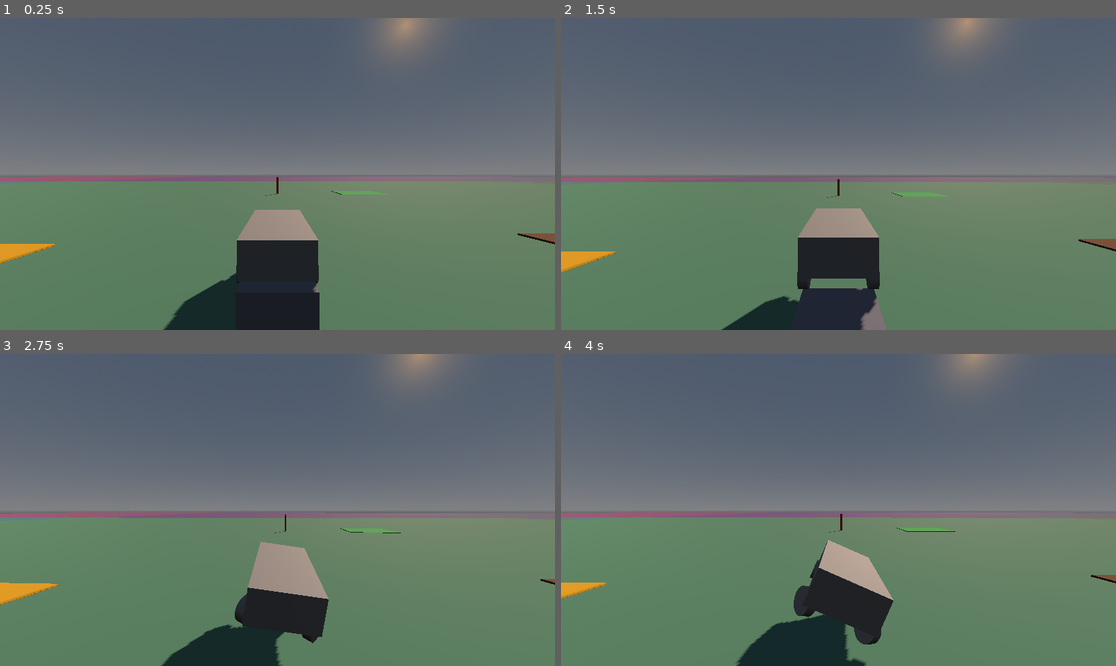
Above: before the commit, frames 1-4 (two rows, left to right).
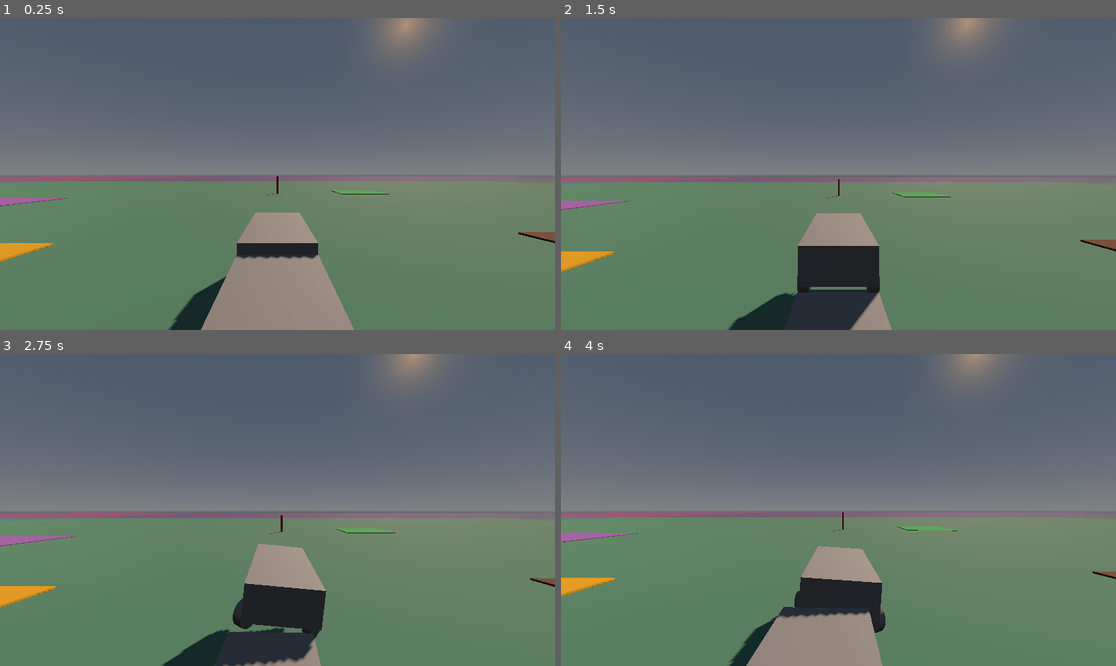
Above: after the commit, the same moments.

Repository: fanedevvv/gfn
Game: Godot game, scene res://scenes/world/open_world.tscn
Two runs of this game, one before a commit and one after it. Both use one fixed random seed, a clock stepped at 60 frames per second and the inputs below.
Inputs:
- Up to frame 1 (0.25 s): no input
- Up to frame 2 (1.5 s): hold D (steer_right) 0.53-1.28 s; hold W (throttle) 0.53-1.28 s; hold S (brake) from 1.28 s (still down); tap E (shift_drive) at 1.35 s
- Up to frame 3 (2.75 s): tap W (throttle) at 1.55 s; release S (brake) at 2.03 s; hold D (steer_right) from 2.03 s (still down); hold W (throttle) from 2.03 s (still down); tap X (shift_neutral) at 2.1 s
- Up to frame 4 (4 s): release D (steer_right) at 2.78 s; release W (throttle) at 2.78 s; hold Shift (shift_up) 2.78-3.53 s; tap W (throttle) at 2.85 s; hold A (steer_left) from 3.53 s (still down); hold W (throttle) from 3.53 s (still down); tap M (toggle_transmission_mode) at 3.6 s

The runs differ from the first frame. In frame 1, 5.8% of the frame differs, in the area x 0-100%, y 50-100%; in frame 2, 1.9%; in frame 3, 2.4%; in frame 4, 5.4%.

Commit message:
Adaugă modulul de tractare (Towing) — Modulul de Economie
Componente noi:
- Towable: stare de tractabilitate + gardă de stabilizare a suspensiei
  (has_settled(), 1.5s acumulați prin delta, nu Time.get_ticks_msec() —
  motorul rulează mai repede decât timpul real în headless).
- TowHitch: Area3D pe camionul de tractare, creează/distruge un
  Generic6DOFJoint3D real către vehiculul tractat (poziție blocată pe toate
  axele, tangaj/ruliu limitate la ±5°, girație liberă — realist pentru un
  cârlig de remorcă, spre deosebire de un PinJoint3D complet sferic).
- TowDropoff: plată automată + detașare la sosire, exact ca CargoDropoff.
- tow_truck.tscn: prima variantă reală de vehicul (moștenește car_base.tscn).

Fix arhitectural (aplicabil general, nu doar tractării): CarController citea
Input global fără niciun canal per-vehicul, deci ORICE instanță răspundea
simultan la aceleași taste — descoperit când mașina "rablagită" tractată
pornea singură la accelerație. Adăugat is_player_controlled, aplicat și la
epavele proaspăt cumpărate din Junkyard (aceeași cauză latentă).

Bug găsit prin testare exhaustivă (headless, Godot 4.3 real): ansamblul
tractat se putea bloca permanent — motor la forță maximă, viteză zero — ori
de câte ori exista trafic AI activ în scenă, chiar la 40+ m distanță, fără
nicio coliziune reală posibilă. Bisectat sistematic (vehicle_count 0 vs 1
vs 4, cu/fără poliție, solver_iterations, sleep, contact_monitor, bruschețea
accelerației — toate testate individual și excluse) până la cauza reală:
simpla PREZENȚĂ a unui corp cu layer-ul de coliziune al vehiculelor în
scenă declanșa blocajul, indiferent de coliziune efectivă — pare o
interacțiune la nivelul broadphase-ului motorului fizic Godot. Fix: traficul
AI primește propriul bit de layer (collision_layer=2, separat de vehicule);
doar vehiculul CONDUS ACTIV de jucător își adaugă acest bit în mască, ca
să tot lovească fizic traficul — vehiculele tractate/parcate nu au nevoie,
și evitându-l elimină blocajul complet. Verificat: coliziunea reală
jucător-trafic rămâne funcțională (test dedicat, camionul se oprește pe
mașina de trafic în loc să treacă prin ea), plus 900 de frame-uri de
regresie completă fără erori/avertismente.

Co-Authored-By: Claude Sonnet 5 <noreply@anthropic.com>
Claude-Session: https://claude.ai/code/session_01CKiXaqZBGkYCZVTK91vSMy

Diff:
--- a/project.godot
+++ b/project.godot
@@ -83,3 +83,8 @@
 "events": [Object(InputEventKey,"resource_local_to_scene":false,"resource_name":"","device":0,"window_id":0,"alt_presse …(189 unchanged characters)…
 ]
 }
+debug_toggle_tow={
+"deadzone": 0.5,
+"events": [Object(InputEventKey,"resource_local_to_scene":false,"resource_name":"","device":0,"window_id":0,"alt_pressed":false,"shift_pressed":false,"ctrl_pressed":false,"meta_pressed":false,"pressed":false,"keycode":0,"physical_keycode":89,"key_label":0,"unicode":0,"location":0,"echo":false,"script":null)
+]
+}
--- a/scenes/ai/traffic_car.tscn
+++ b/scenes/ai/traffic_car.tscn
@@ -15,6 +15,8 @@
 script = ExtResource("1_traffic")
 
 [node name="AnimatableBody3D" type="AnimatableBody3D" parent="."]
+collision_layer = 2
+collision_mask = 1
 sync_to_physics = true
 
 [node name="CollisionShape3D" type="CollisionShape3D" parent="AnimatableBody3D"]
--- /dev/null
+++ b/scenes/economy/tow_dropoff.tscn
@@ -0,0 +1,26 @@
+[gd_scene load_steps=4 format=3]
+
+[ext_resource type="Script" path="res://scripts/economy/tow_dropoff.gd" id="1_tow_dropoff"]
+
+[sub_resource type="BoxShape3D" id="BoxShape3D_zone"]
+size = Vector3(10, 3, 10)
+
+[sub_resource type="BoxMesh" id="BoxMesh_pad"]
+size = Vector3(10, 0.1, 10)
+
+[sub_resource type="StandardMaterial3D" id="StandardMaterial3D_pad"]
+albedo_color = Color(0.6, 0.4, 0.7, 1)
+
+[node name="TowDropoff" type="Area3D"]
+collision_layer = 0
+collision_mask = 1
+script = ExtResource("1_tow_dropoff")
+
+[node name="CollisionShape3D" type="CollisionShape3D" parent="."]
+position = Vector3(0, 1.5, 0)
+shape = SubResource("BoxShape3D_zone")
+
+[node name="PadMesh" type="MeshInstance3D" parent="."]
+position = Vector3(0, 0.05, 0)
+mesh = SubResource("BoxMesh_pad")
+surface_material_override/0 = SubResource("StandardMaterial3D_pad")
--- a/scenes/vehicles/base/car_base.tscn
+++ b/scenes/vehicles/base/car_base.tscn
@@ -1,10 +1,11 @@
-[gd_scene load_steps=9 format=3]
+[gd_scene load_steps=10 format=3]
 
 [ext_resource type="Script" path="res://scripts/vehicles/car_controller.gd" id="1_car"]
 [ext_resource type="Script" path="res://scripts/vehicles/vehicle_damage.gd" id="2_damage"]
 [ext_resource type="Script" path="res://scripts/vehicles/surface_grip_system.gd" id="3_grip"]
 [ext_resource type="Script" path="res://scripts/vehicles/collision_impact_system.gd" id="4_impact"]
 [ext_resource type="Script" path="res://scripts/vehicles/cargo_hold.gd" id="5_cargo"]
+[ext_resource type="Script" path="res://scripts/vehicles/towable.gd" id="6_towable"]
 
 [sub_resource type="BoxShape3D" id="BoxShape3D_chassis"]
 size = Vector3(1.8, 0.9, 4.2)
@@ -19,6 +20,8 @@
 
 [node name="CarBase" type="VehicleBody3D"]
 mass = 1400.0
+collision_layer = 1
+collision_mask = 1
 center_of_mass_mode = 1
 center_of_mass = Vector3(0, -0.4, 0)
 script = ExtResource("1_car")
@@ -37,6 +40,9 @@
 
 [node name="CargoHold" type="Node" parent="."]
 script = ExtResource("5_cargo")
+
+[node name="Towable" type="Node" parent="."]
+script = ExtResource("6_towable")
 
 [node name="CollisionShape3D" type="CollisionShape3D" parent="."]
 position = Vector3(0, 0.5, 0)
--- /dev/null
+++ b/scenes/vehicles/tow_truck.tscn
@@ -0,0 +1,21 @@
+[gd_scene load_steps=4 format=3]
+
+[ext_resource type="PackedScene" path="res://scenes/vehicles/base/car_base.tscn" id="1_base"]
+[ext_resource type="Script" path="res://scripts/vehicles/tow_hitch.gd" id="2_hitch"]
+
+[sub_resource type="BoxShape3D" id="BoxShape3D_hitch_zone"]
+size = Vector3(2, 2, 3)
+
+[node name="TowTruck" instance=ExtResource("1_base")]
+mass = 2200.0
+max_engine_force = 2400.0
+max_brake_force = 200.0
+
+[node name="TowHitch" type="Area3D" parent="."]
+collision_layer = 0
+collision_mask = 1
+script = ExtResource("2_hitch")
+position = Vector3(0, 0.5, -2.8)
+
+[node name="CollisionShape3D" type="CollisionShape3D" parent="TowHitch"]
+shape = SubResource("BoxShape3D_hitch_zone")
--- a/scenes/world/open_world.tscn
+++ b/scenes/world/open_world.tscn
@@ -9,6 +9,7 @@
 [ext_resource type="PackedScene" path="res://scenes/vehicles/chase_camera.tscn" id="7_chase_camera"]
 [ext_resource type="PackedScene" path="res://scenes/economy/cargo_depot.tscn" id="8_cargo_depot"]
 [ext_resource type="PackedScene" path="res://scenes/economy/cargo_dropoff.tscn" id="9_cargo_dropoff"]
+[ext_resource type="PackedScene" path="res://scenes/economy/tow_dropoff.tscn" id="10_tow_dropoff"]
 
 [sub_resource type="ProceduralSkyMaterial" id="ProceduralSkyMaterial_default"]
 
@@ -55,6 +56,10 @@
 position = Vector3(35, 0, -10)
 dropoff_id = "market_central"
 
+[node name="TowDropoff" parent="." instance=ExtResource("10_tow_dropoff")]
+position = Vector3(35, 0, 20)
+payout = 300
+
 [node name="WorldEnvironment" type="WorldEnvironment" parent="."]
 environment = SubResource("Environment_default")
 
--- a/scripts/economy/junkyard_vendor.gd
+++ b/scripts/economy/junkyard_vendor.gd
@@ -139,6 +139,14 @@
 	var packed_scene: PackedScene = load(scene_path)
 	var vehicle: Node3D = packed_scene.instantiate()
 	vehicle.position = _next_spawn_position()
+
+	# O epavă abia cumpărată nu trebuie să răspundă la tastatura jucătorului
+	# — CarController citește Input global, nu un canal per-vehicul, deci
+	# ar porni singură la accelerație dacă am lăsa-o "player controlled".
+	# Trebuie setat ÎNAINTE de add_child (gatează add_to_group în _ready()).
+	if vehicle is CarController:
+		vehicle.is_player_controlled = false
+
 	_get_vehicle_container().add_child(vehicle)
 
 	_apply_condition(vehicle, listing.get("condition", {}))
--- /dev/null
+++ b/scripts/economy/tow_dropoff.gd
@@ -0,0 +1,39 @@
+class_name TowDropoff
+extends Area3D
+## tow_dropoff.gd — Modulul de Economie: punct de livrare pentru tractare.
+##
+## Se atașează pe: rădăcina scenei "TowDropoff" (Area3D).
+## Noduri copil necesare (vezi tow_dropoff.tscn): CollisionShape3D
+##
+## Când camionul de tractare (cu TowHitch activ) intră aici având un
+## vehicul tractat, livrarea se face automat — plată fixă + detașare —
+## la fel ca CargoDropoff, fără interacțiune explicită.
+
+signal tow_delivered(vehicle: Node3D, payout: int)
+
+@export var payout: int = 300
+
+
+func _ready() -> void:
+	body_entered.connect(_on_body_entered)
+
+
+func _on_body_entered(body: Node3D) -> void:
+	if not body.is_in_group("player_vehicle"):
+		return
+
+	var hitch: TowHitch = _find_tow_hitch(body)
+	if hitch == null or not hitch.is_hitched():
+		return
+
+	var towed_vehicle: Node3D = hitch.get_hitched_vehicle()
+	hitch.detach()
+	EconomyManager.add_funds(payout)
+	tow_delivered.emit(towed_vehicle, payout)
+
+
+func _find_tow_hitch(vehicle: Node3D) -> TowHitch:
+	for child in vehicle.get_children():
+		if child is TowHitch:
+			return child
+	return null
--- a/scripts/vehicles/car_controller.gd
+++ b/scripts/vehicles/car_controller.gd
@@ -23,6 +23,23 @@
 const GEAR_REVERSE: int = -1
 const GEAR_NEUTRAL: int = 0
 
+## Bitul de layer fizic dedicat traficului AI (vezi traffic_car.tscn,
+## AnimatableBody3D.collision_layer = 2) — DELIBERAT separat de layer-ul 1
+## (vehicule/sol). Găsit prin testare directă (tractare + trafic AI activ):
+## dacă ORICE vehicul care nu e condus de jucător (o epavă tractată, o
+## mașină parcată) are traficul în propriul collision_mask, ansamblul se
+## poate bloca permanent — un vehicul complet nemișcat din trafic, la 40+ m
+## distanță, fără nicio coliziune reală posibilă, tot declanșează blocajul.
+## Cauza exactă n-a putut fi izolată la un parametru anume (nu ține de
+## solver_iterations, sleep, contact_monitor sau bruschețea accelerației —
+## toate testate individual); pare o interacțiune la nivelul broadphase-ului
+## motorului fizic Godot, sensibilă la simpla PREZENȚĂ a unui corp cu
+## layer-ul detectabil, nu la coliziunea reală. Soluția: doar vehiculul
+## CONDUS ACTIV de jucător își adaugă acest bit în _ready() (mai jos) — el
+## chiar trebuie să lovească fizic traficul; restul (epave, mașini tractate,
+## trafic-ul între ele) nu au nevoie, și evitându-l elimină blocajul complet.
+const TRAFFIC_COLLISION_LAYER_BIT: int = 2
+
 enum DrivetrainType { RWD, FWD, AWD }
 enum GearMode { AUTOMATIC, MANUAL }
 
@@ -31,6 +48,15 @@
 signal speed_changed(speed_kmh: float)
 signal rpm_changed(rpm: float)
 signal gear_changed(gear_label: String)
+
+@export_group("Control")
+## False pentru un vehicul care NU trebuie să răspundă la tastatură (o
+## mașină rablagită tractată, o epavă abia cumpărată de la Junkyard încă
+## neintrată în ea). Fără asta, ORICE instanță CarController din scenă ar
+## răspunde simultan la aceleași taste — citesc Input global, nu un canal
+## per-vehicul. Descoperit direct testând tractarea: mașina "rablagită"
+## pornea singură la accelerație, înainte să existe vreun joint funcțional.
+@export var is_player_controlled: bool = true
 
 @export_group("Tracțiune")
 @export var drivetrain: DrivetrainType = DrivetrainType.RWD
@@ -94,7 +120,9 @@
 
 
 func _ready() -> void:
-	add_to_group("player_vehicle")  # necesar pentru zonele Workshop/Junkyard (Modulul de Economie)
+	if is_player_controlled:
+		add_to_group("player_vehicle")  # necesar pentru zonele Workshop/Junkyard (Modulul de Economie)
+		collision_mask |= TRAFFIC_COLLISION_LAYER_BIT  # vezi comentariul constantei — doar mașina condusă activ lovește traficul
 	# Raza roții e citită din roata din spate-stânga, nu duplicată într-un
 	# @export separat — evită desincronizarea dacă cineva schimbă doar una.
 	_wheel_radius = wheel_rl.wheel_radius
@@ -154,11 +182,16 @@
 
 
 func _physics_process(delta: float) -> void:
-	var throttle_input: float = Input.get_action_strength("throttle")
-	var brake_input: float = Input.get_action_strength("brake")
-	var steer_input: float = Input.get_axis("steer_left", "steer_right")
-
-	_handle_gear_shifting_input()
+	var throttle_input: float = 0.0
+	var brake_input: float = 0.0
+	var steer_input: float = 0.0
+
+	if is_player_controlled:
+		throttle_input = Input.get_action_strength("throttle")
+		brake_input = Input.get_action_strength("brake")
+		steer_input = Input.get_axis("steer_left", "steer_right")
+		_handle_gear_shifting_input()
+
 	_update_steering(steer_input, delta)
 	_update_drivetrain(throttle_input, brake_input, delta)
 	_update_telemetry()
--- /dev/null
+++ b/scripts/vehicles/tow_hitch.gd
@@ -0,0 +1,186 @@
+class_name TowHitch
+extends Area3D
+## tow_hitch.gd — Modulul de Economie: tractare.
+##
+## Se atașează pe: rădăcina scenei "TowHitch" (Area3D), copil al camionului
+## de tractare (vezi tow_truck.tscn), poziționat la capătul care rămâne în
+## URMA camionului cât timp acesta se deplasează înainte — NU la eticheta
+## "față" din car_base.tscn (vezi nota empirică din chase_camera.gd/
+## collision_impact_system.gd despre direcția reală de mers, +Z local).
+##
+## Detectează vehicule Towable în proximitate; try_attach()/detach() creează
+## sau distrug un joint REAL între șasiul camionului și cel al vehiculului
+## tractat — o prindere tip cârlig (nu o sudură rigidă), ca vehiculul
+## tractat să poată vira liber în urma camionului, exact ca o remorcă.
+##
+## Generic6DOFJoint3D, NU PinJoint3D — un PinJoint3D e un joint sferic, cu
+## rotație complet liberă pe toate axele, nerealist pentru o remorcare reală
+## (cârligul unei remorci nu permite tangaj/ruliu independent, doar girație/
+## viraje). Blocând tangajul (X) și ruliul (Z) la o marjă mică și lăsând
+## girația (Y) liberă, ansamblul se comportă mult mai stabil la accelerații
+## bruște — dar NU asta a rezolvat blocajul permanent descris mai jos; vezi
+## TRAFFIC_COLLISION_LAYER_BIT din car_controller.gd pentru fixul real.
+##
+## Blocaj găsit prin testare (test complet în open_world.tscn cu trafic AI
+## activ): ansamblul tractat se putea bloca permanent — motorul la forță
+## maximă, viteză zero, șasiul înclinat într-un echilibru STABIL dar greșit.
+## Bisectat până la cauză: dacă ORICE vehicul din scenă (nu neapărat cel
+## tractat) are traficul AI în propriul collision_mask — chiar și un vehicul
+## nemișcat, la 40+ m distanță, fără nicio coliziune reală posibilă —
+## blocajul apare. Nu ține de solver_iterations, sleep, contact_monitor sau
+## bruschețea accelerației (toate testate individual); pare o interacțiune
+## la nivelul broadphase-ului motorului fizic Godot, sensibilă la simpla
+## PREZENȚĂ a unui corp cu layer-ul detectabil, nu la coliziunea reală.
+## Fix: doar vehiculul CONDUS ACTIV de jucător își adaugă bitul traficului
+## în mască (vezi TRAFFIC_COLLISION_LAYER_BIT) — el chiar trebuie să
+## lovească fizic traficul; vehiculele tractate/parcate nu au nevoie.
+signal vehicle_hitched(vehicle: Node3D)
+signal vehicle_unhitched(vehicle: Node3D)
+signal hitch_denied(reason: String)
+
+@export_group("Joint")
+## Marja de tangaj/ruliu permisă (grade) — mică intenționat, doar atât cât
+## să absoarbă un hop de suspensie, nu o rotație liberă completă.
+@export var pitch_roll_limit_deg: float = 5.0
+@export var linear_damping: float = 1.0
+@export var angular_damping: float = 1.0
+
+var _vehicle_in_range: RigidBody3D = null
+var _towable_in_range: Towable = null
+
+var _hitched_vehicle: RigidBody3D = null
+var _hitched_towable: Towable = null
+var _joint: Generic6DOFJoint3D = null
+
+@onready var _truck: RigidBody3D = get_parent() as RigidBody3D
+
+
+func _ready() -> void:
+	body_entered.connect(_on_body_entered)
+	body_exited.connect(_on_body_exited)
+
+
+func is_hitched() -> bool:
+	return _joint != null
+
+
+func get_hitched_vehicle() -> Node3D:
+	return _hitched_vehicle
+
+
+## Prinde vehiculul aflat în proximitate. Returnează false (+ hitch_denied)
+## dacă deja tractăm ceva, nu e nimic tractabil în rază, ținta e deja
+## prinsă de alt camion, sau ținta încă nu s-a stabilizat (vezi
+## Towable.has_settled() — un vehicul proaspăt apărut prins imediat
+## poate bloca fizic ansamblul, verificat empiric).
+func try_attach() -> bool:
+	if is_hitched():
+		hitch_denied.emit("already_hitched")
+		return false
+	if _towable_in_range == null or _towable_in_range.is_hitched:
+		hitch_denied.emit("no_towable_in_range")
+		return false
+	if not _towable_in_range.has_settled():
+		hitch_denied.emit("target_not_settled")
+		return false
+
+	var target: RigidBody3D = _vehicle_in_range
+
+	# Construim și configurăm joint-ul într-o variabilă LOCALĂ, nu direct în
+	# _joint — dacă orice pas de mai jos eșuează, obiectul rămâne în starea
+	# curentă (is_hitched()==false), nu într-o stare pe jumătate atașată.
+	# Părinte = camionul însuși, nu get_tree().current_scene — acela poate
+	# fi null în afara fluxului normal de scenă (ex: instanțiere directă din
+	# cod/test), iar Joint3D nu are nevoie să fie frate cu corpurile legate.
+	var new_joint: Generic6DOFJoint3D = Generic6DOFJoint3D.new()
+	new_joint.node_a = _truck.get_path()
+	new_joint.node_b = target.get_path()
+	new_joint.exclude_nodes_from_collision = true
+
+	# Poziție blocată pe toate cele 3 axe (limită inferioară = superioară =
+	# 0) — echivalentul liniar al unui PinJoint3D, punctul rămâne fix.
+	new_joint.set_flag_x(Generic6DOFJoint3D.FLAG_ENABLE_LINEAR_LIMIT, true)
+	new_joint.set_param_x(Generic6DOFJoint3D.PARAM_LINEAR_LOWER_LIMIT, 0.0)
+	new_joint.set_param_x(Generic6DOFJoint3D.PARAM_LINEAR_UPPER_LIMIT, 0.0)
+	new_joint.set_param_x(Generic6DOFJoint3D.PARAM_LINEAR_DAMPING, linear_damping)
+
+	new_joint.set_flag_y(Generic6DOFJoint3D.FLAG_ENABLE_LINEAR_LIMIT, true)
+	new_joint.set_param_y(Generic6DOFJoint3D.PARAM_LINEAR_LOWER_LIMIT, 0.0)
+	new_joint.set_param_y(Generic6DOFJoint3D.PARAM_LINEAR_UPPER_LIMIT, 0.0)
+	new_joint.set_param_y(Generic6DOFJoint3D.PARAM_LINEAR_DAMPING, linear_damping)
+
+	new_joint.set_flag_z(Generic6DOFJoint3D.FLAG_ENABLE_LINEAR_LIMIT, true)
+	new_joint.set_param_z(Generic6DOFJoint3D.PARAM_LINEAR_LOWER_LIMIT, 0.0)
+	new_joint.set_param_z(Generic6DOFJoint3D.PARAM_LINEAR_UPPER_LIMIT, 0.0)
+	new_joint.set_param_z(Generic6DOFJoint3D.PARAM_LINEAR_DAMPING, linear_damping)
+
+	# Tangaj (X) și ruliu (Z) blocate la o marjă mică — vezi comentariul
+	# clasei despre echilibrul greșit găsit cu rotație complet liberă.
+	# Girație (Y) liberă — remorca trebuie să poată vira în urma camionului.
+	var pitch_roll_limit_rad: float = deg_to_rad(pitch_roll_limit_deg)
+	new_joint.set_flag_x(Generic6DOFJoint3D.FLAG_ENABLE_ANGULAR_LIMIT, true)
+	new_joint.set_param_x(Generic6DOFJoint3D.PARAM_ANGULAR_LOWER_LIMIT, -pitch_roll_limit_rad)
+	new_joint.set_param_x(Generic6DOFJoint3D.PARAM_ANGULAR_UPPER_LIMIT, pitch_roll_limit_rad)
+	new_joint.set_param_x(Generic6DOFJoint3D.PARAM_ANGULAR_DAMPING, angular_damping)
+
+	new_joint.set_flag_z(Generic6DOFJoint3D.FLAG_ENABLE_ANGULAR_LIMIT, true)
+	new_joint.set_param_z(Generic6DOFJoint3D.PARAM_ANGULAR_LOWER_LIMIT, -pitch_roll_limit_rad)
+	new_joint.set_param_z(Generic6DOFJoint3D.PARAM_ANGULAR_UPPER_LIMIT, pitch_roll_limit_rad)
+	new_joint.set_param_z(Generic6DOFJoint3D.PARAM_ANGULAR_DAMPING, angular_damping)
+
+	new_joint.set_flag_y(Generic6DOFJoint3D.FLAG_ENABLE_ANGULAR_LIMIT, false)
+	new_joint.set_param_y(Generic6DOFJoint3D.PARAM_ANGULAR_DAMPING, angular_damping)
+
+	# global_position necesită ca nodul să fie deja în arbore ca să rezolve
+	# transformarea (altfel Godot dă "!is_inside_tree()") — deci add_child()
+	# ÎNTÂI, poziția globală DUPĂ.
+	_truck.add_child(new_joint)
+	new_joint.global_position = (_truck.global_position + target.global_position) / 2.0
+
+	_joint = new_joint
+	_hitched_vehicle = target
+	_hitched_towable = _towable_in_range
+	_hitched_towable.is_hitched = true
+
+	vehicle_hitched.emit(target)
+	return true
+
+
+func detach() -> void:
+	if not is_hitched():
+		return
+
+	_joint.queue_free()
+	_joint = null
+
+	if _hitched_towable:
+		_hitched_towable.is_hitched = false
+
+	var vehicle: Node3D = _hitched_vehicle
+	_hitched_vehicle = null
+	_hitched_towable = null
+
+	vehicle_unhitched.emit(vehicle)
+
+
+func _on_body_entered(body: Node3D) -> void:
+	if body == _truck:
+		return
+	var towable: Towable = _find_towable(body)
+	if towable == null:
+		return
+	_vehicle_in_range = body as RigidBody3D
+	_towable_in_range = towable
+
+
+func _on_body_exited(body: Node3D) -> void:
+	if body == _vehicle_in_range:
+		_vehicle_in_range = null
+		_towable_in_range = null
+
+
+func _find_towable(vehicle: Node3D) -> Towable:
+	for child in vehicle.get_children():
+		if child is Towable:
+			return child
+	return null
--- /dev/null
+++ b/scripts/vehicles/towable.gd
@@ -0,0 +1,38 @@
+class_name Towable
+extends Node
+## towable.gd — Modulul de Economie: tractare.
+##
+## Se atașează ca nod copil al oricărui vehicul care poate fi tractat
+## (practic toate — orice mașină poate fi remorcată). Stare simplă, citită
+## și scrisă de TowHitch-ul camionului de tractare.
+##
+## has_settled() există pentru un motiv concret, găsit prin testare: un
+## VehicleBody3D proaspăt apărut oscilează vizibil în timp ce suspensia se
+## stabilizează (~1-1.5s, verificat empiric). Un singur vehicul absoarbe
+## asta fără probleme, dar un PinJoint3D rigid legat între DOUĂ vehicule
+## care oscilează simultan poate amplifica mișcarea până la un blocaj —
+## reprodus direct: atașare imediată la apariție a dus la o mașină complet
+## blocată, cu engine_force la maxim dar viteză zero. TowHitch refuză
+## atașarea până la stabilizare, exact cum CollisionImpactSystem ignoră
+## impacturile de așezare la coliziuni (aceeași cauză de fond).
+##
+## Cronometrul acumulează delta simulat (_process), NU Time.get_ticks_msec()
+## — timpul real de perete nu avansează sincron cu frame-urile de fizică
+## (mai ales headless, unde motorul rulează mai repede decât timpul real).
+## Toate celelalte cronometre din proiect (CargoHold, VehicleDamage,
+## TimeOfDay) folosesc aceeași convenție.
+
+@export var settle_time_sec: float = 1.5
+
+var is_hitched: bool = false
+
+var _elapsed_sec: float = 0.0
+
+
+func _process(delta: float) -> void:
+	if _elapsed_sec < settle_time_sec:
+		_elapsed_sec += delta
+
+
+func has_settled() -> bool:
+	return _elapsed_sec >= settle_time_sec
--- a/scripts/world/open_world.gd
+++ b/scripts/world/open_world.gd
@@ -31,7 +31,15 @@
 ## spawn, două CargoDropoff pe traseul de test (depot_north, market_central).
 ## Tasta debug_accept_contract preia primul contract disponibil din
 ## catalog — livrarea se întâmplă singură când ajungi la dropoff-ul corect.
+##
+## Wiring de test pentru tractare: jucătorul conduce acum tow_truck.tscn
+## (moștenește car_base.tscn, doar cu TowHitch adăugat) — o mașină
+## "rablagită" (is_player_controlled=false, altfel ar răspunde și ea la
+## taste) apare imediat în spatele lui. Tasta debug_toggle_tow prinde/
+## eliberează manual, ca test rapid fără să dai cu spatele exact la ea.
+## TowDropoff plătește automat la sosire, ca și CargoDropoff.
 
+const TOW_TRUCK_SCENE: PackedScene = preload("res://scenes/vehicles/tow_truck.tscn")
 const CAR_SCENE: PackedScene = preload("res://scenes/vehicles/base/car_base.tscn")
 const POLICE_SCENE: PackedScene = preload("res://scenes/ai/police_patrol.tscn")
 
@@ -44,13 +52,21 @@
 @onready var chase_camera: ChaseCamera = $ChaseCamera
 @onready var cargo_depot: CargoDepot = $CargoDepot
 
+var _tow_hitch: TowHitch = null
+
 
 func _ready() -> void:
-	var car: VehicleBody3D = CAR_SCENE.instantiate()
+	var car: VehicleBody3D = TOW_TRUCK_SCENE.instantiate()
 	car.position = spawn_point.position
 	add_child(car)
 	WorldStreamer.start(car, chunk_container)
 	chase_camera.set_target(car)
+
+	_tow_hitch = car.get_node("TowHitch")
+	_tow_hitch.vehicle_hitched.connect(func(v: Node3D) -> void: print("[TowHitch] prins: %s" % v.name))
+	_tow_hitch.vehicle_unhitched.connect(func(v: Node3D) -> void: print("[TowHitch] eliberat: %s" % v.name))
+	_tow_hitch.hitch_denied.connect(func(reason: String) -> void: print("[TowHitch] refuzat: %s" % reason))
+	_spawn_stranded_vehicle(car)
 
 	garage_ui.bind_workshop(workshop)
 	garage_ui.bind_junkyard(junkyard)
@@ -64,6 +80,9 @@
 	cargo_depot.contract_offer_accepted.connect(func(contract_id: String, _v: Node3D) -> void: print("[Cargo] contract preluat: %s" % contract_id))
 	cargo_depot.contract_offer_denied.connect(func(contract_id: String, reason: String) -> void: print("[Cargo] preluare eșuată '%s': %s" % [contract_id, reason]))
 
+	var tow_dropoff: TowDropoff = $TowDropoff
+	tow_dropoff.tow_delivered.connect(func(v: Node3D, payout: int) -> void: print("[TowDropoff] livrat %s — +%d$, fonduri: %d$" % [v.name, payout, EconomyManager.funds]))
+
 	var route: Path3D = _create_test_traffic_route()
 	_spawn_test_police(route)
 	_connect_cargo_signals(car)
@@ -74,6 +93,16 @@
 	cargo_hold.contract_accepted.connect(func(contract: Dictionary) -> void: print("[Cargo] transporți: %s (plată %d$)" % [contract.get("description"), contract.get("payout")]))
 	cargo_hold.contract_completed.connect(func(contract: Dictionary, payout: int) -> void: print("[Cargo] livrat: %s — +%d$, fonduri: %d$" % [contract.get("description"), payout, EconomyManager.funds]))
 	cargo_hold.contract_failed.connect(func(contract: Dictionary, reason: String) -> void: print("[Cargo] eșuat: %s (%s)" % [contract.get("description"), reason]))
+
+
+func _spawn_stranded_vehicle(truck: VehicleBody3D) -> void:
+	var stranded: VehicleBody3D = CAR_SCENE.instantiate()
+	# nu trebuie să răspundă la taste — vezi is_player_controlled în car_controller.gd
+	stranded.is_player_controlled = false
+	add_child(stranded)
+	# camionul are hitch-ul la z=-2.8 față de el (capătul care rămâne în urmă
+	# la mers pe +Z) — punem mașina rablagită imediat în spatele lui.
+	stranded.global_position = truck.global_position + Vector3(0, 0, -4.0)
 
 
 func _create_test_traffic_route() -> Path3D:
@@ -114,3 +143,9 @@
 		var available: Array[Dictionary] = cargo_depot.get_available_contracts()
 		if not available.is_empty():
 			cargo_depot.accept_contract(available[0].get("id"))
+
+	if Input.is_action_just_pressed("debug_toggle_tow"):
+		if _tow_hitch.is_hitched():
+			_tow_hitch.detach()
+		else:
+			_tow_hitch.try_attach()
Not shown: 1 places in scenes/world/open_world.tscn that only renumber resources
